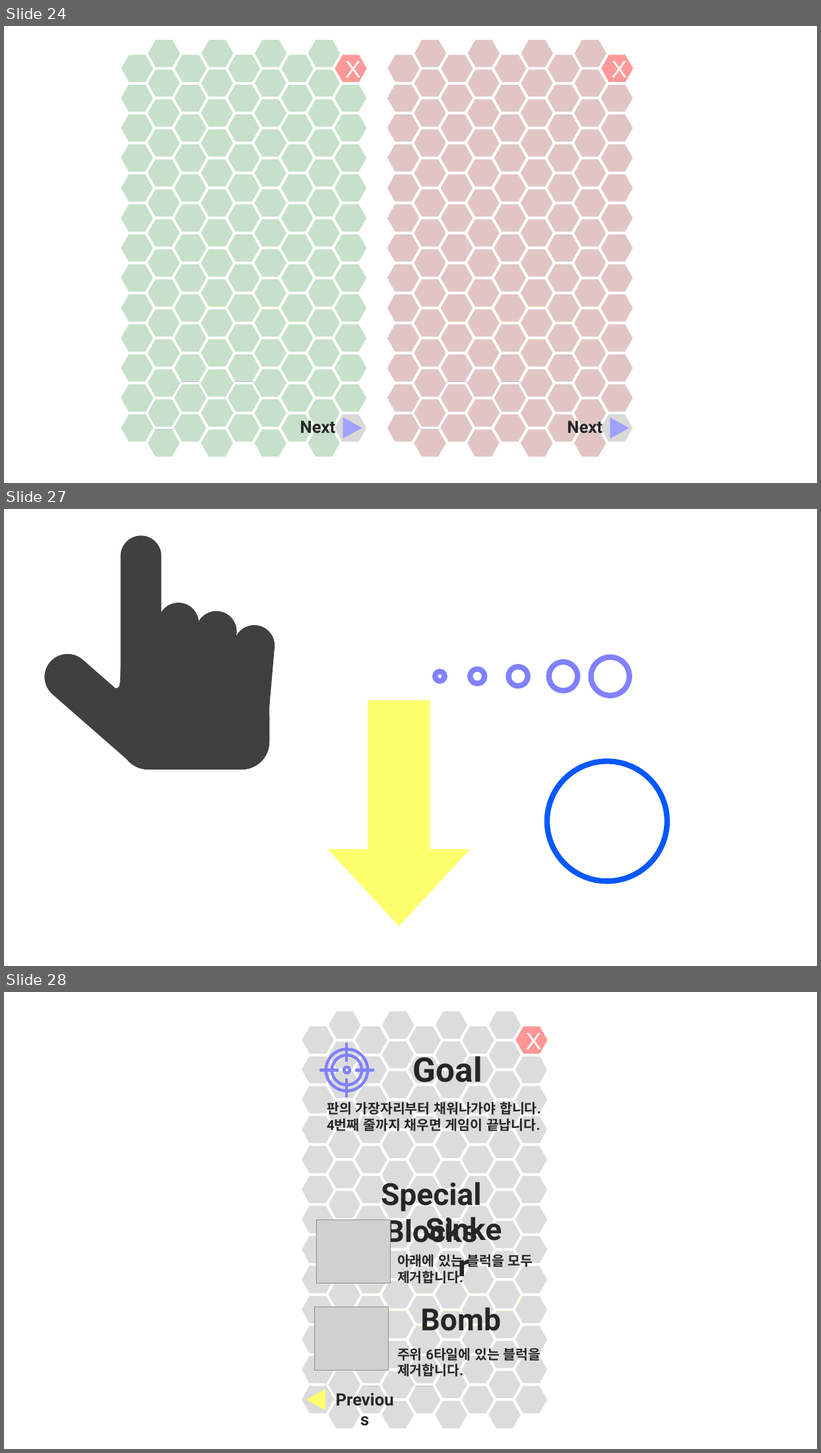
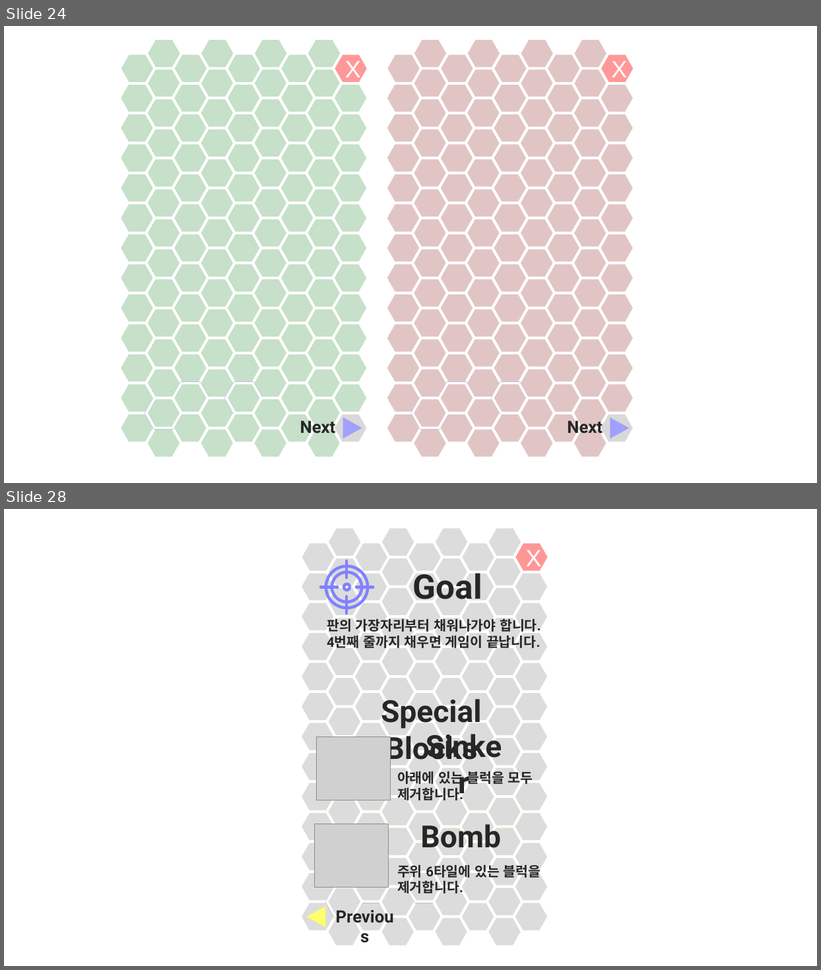
Before and after one commit to SNUGDC/Hextris, a slide deck: Hextris 아트 리소스.pptx. Shown one above the other, each under a label of ours: slides 24, 27 and 28 before the commit, slides 24 and 28 after it; the slides between them are not shown. The pictures are 821x1453 and 821x970 pixels, drawn with LibreOffice and Linux fonts; fonts in the diff are those of the drawing; grey boxes stand for pictures. Boxes give left, top, right and bottom in pixels: in the first picture for what was removed or moved away, otherwise in the second. Text is boxed around its words. In the diff, an @@ line names an element or a change of style, - is before the commit and + after.

```diff
--- a/Hextris 아트 리소스.pptx
+++ b/Hextris 아트 리소스.pptx
@@ slide 27 removed at (x1=4, y1=509, x2=817, y2=966), background #FFFFFF @@
@@ group removed at (x1=35, y1=536, x2=277, y2=778): 6 rounded rectangles, 1 freeform shape @@
@@ ellipse removed at (x1=508, y1=667, x2=527, y2=686) @@
@@ ellipse removed at (x1=549, y1=662, x2=578, y2=691) @@
@@ ellipse removed at (x1=591, y1=657, x2=630, y2=696) @@
@@ ellipse removed at (x1=435, y1=672, x2=445, y2=682) @@
@@ ellipse removed at (x1=470, y1=669, x2=484, y2=684) @@
@@ down arrow removed at (x1=328, y1=700, x2=471, y2=927) @@
@@ ellipse removed at (x1=547, y1=762, x2=668, y2=882) @@
```
Also in this commit, not shown: 3 slides changed, 3 slides added, 2 other slides removed, 18 other files.
